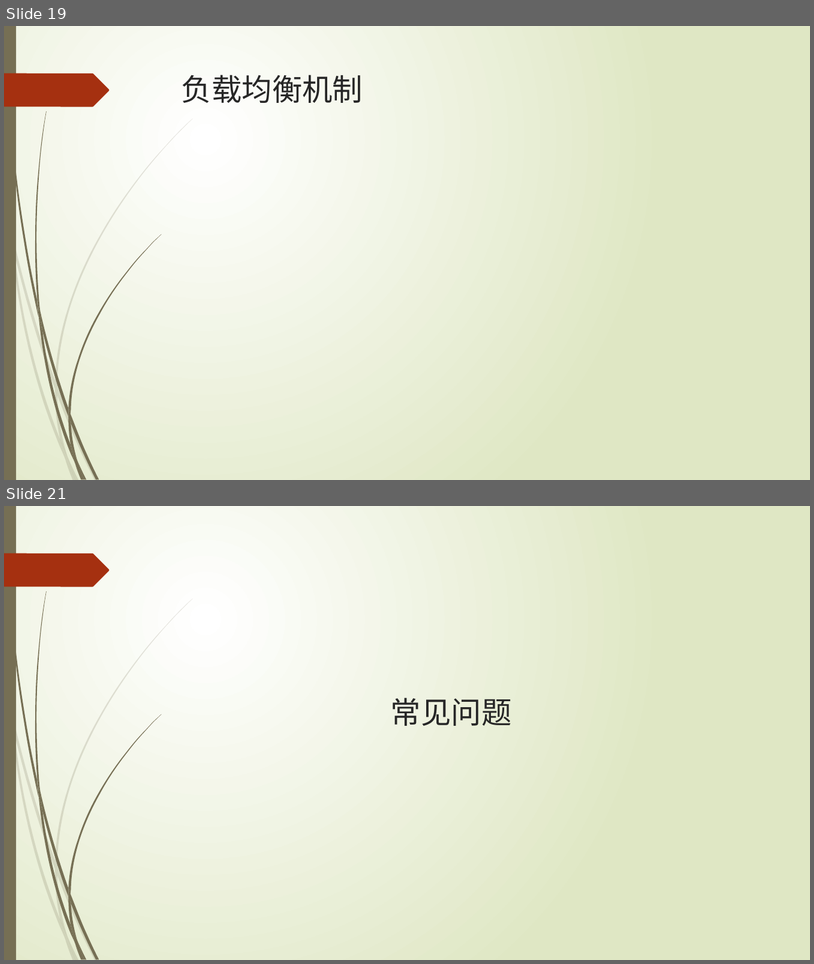
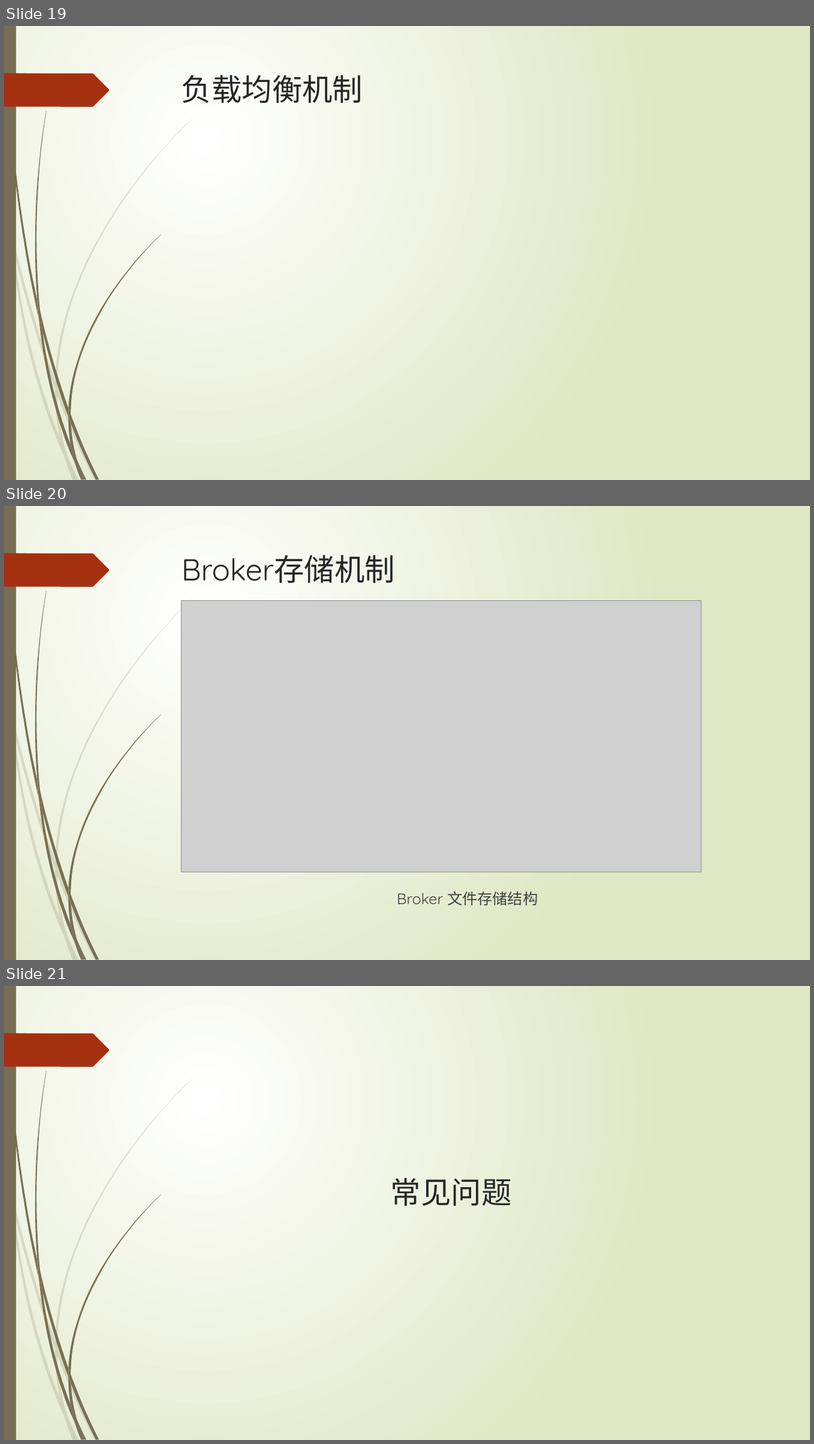
Before and after one commit to xljnc/rocketmqLearning, a slide deck: doc/RocketMQ简介.pptx. Shown one above the other, each under a label of ours: slides 19 and 21 before the commit, slides 19, 20 and 21 after it; the slides between them are not shown. The pictures are 814x964 and 814x1444 pixels, drawn with LibreOffice and Linux fonts; fonts in the diff are those of the drawing; grey boxes stand for pictures. Boxes give left, top, right and bottom in pixels: in the first picture for what was removed or moved away, otherwise in the second. Text is boxed around its words. In the diff, an @@ line names an element or a change of style, - is before the commit and + after.

```diff
--- a/doc/RocketMQ简介.pptx
+++ b/doc/RocketMQ简介.pptx
@@ slide 20 added at (x1=4, y1=506, x2=810, y2=960), background gradient #FFFFFF to #DFE8C4; not listed: 24 template elements that a slide beside it also shows @@
@@ title added at (x1=182, y1=555, x2=395, y2=583), 36 pt, text #262626 @@
+Broker存储机制
@@ picture added at (x1=181, y1=600, x2=702, y2=872) @@
@@ text added at (x1=397, y1=891, x2=538, y2=905), 18 pt, text #404040 @@
+Broker 文件存储结构
```
Also in this commit, not shown: 1 slide removed, 1 other file.
